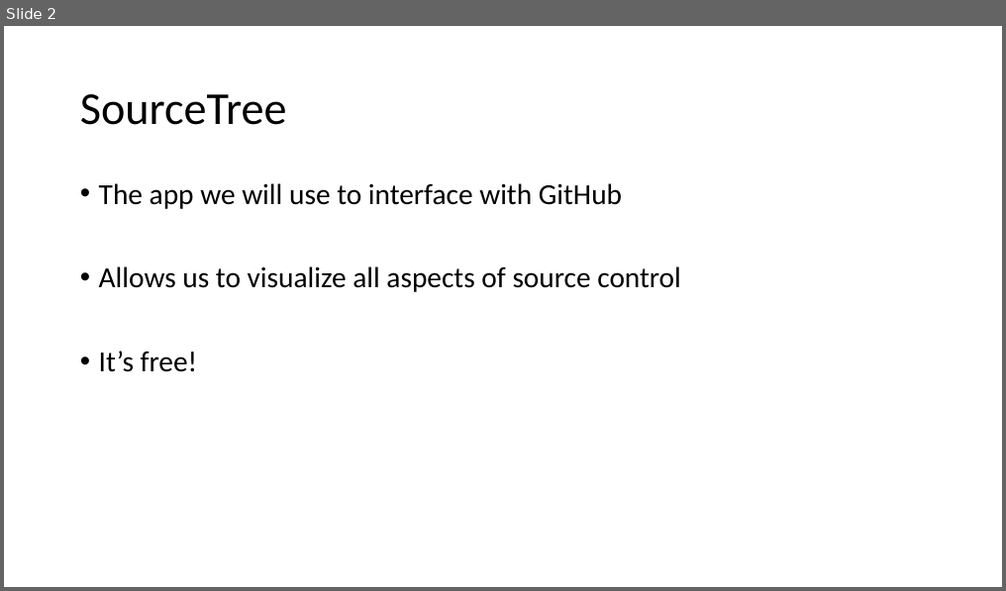
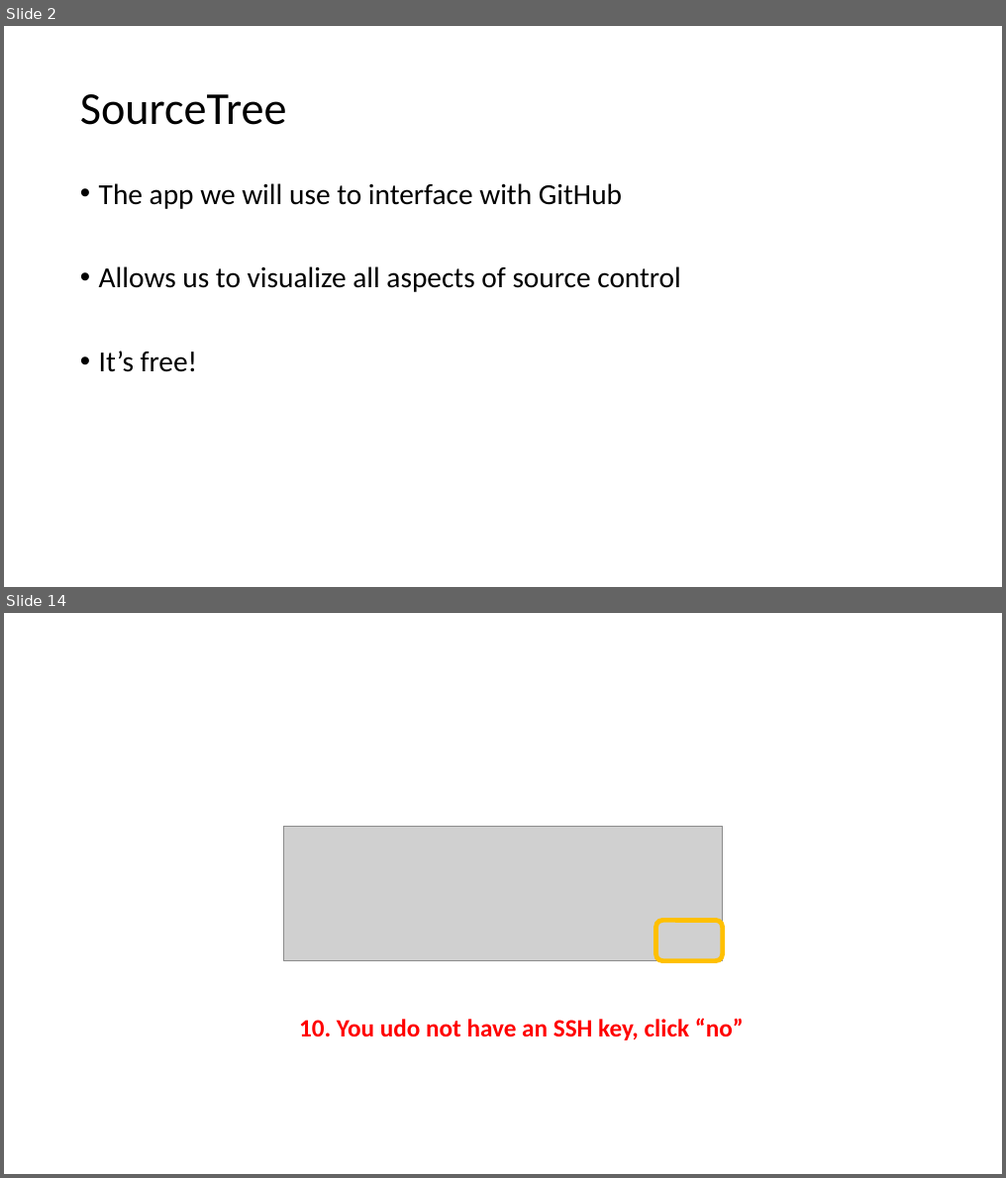
Before and after one commit to gbrunner/programming-for-gis-and-rs, a slide deck: SourceTree Install Instructions.pptx. Shown one above the other, each under a label of ours: slide 2 before the commit, slides 2 and 14 after it; the slides between them are not shown. The pictures are 1006x591 and 1006x1178 pixels, drawn with LibreOffice and Linux fonts; fonts in the diff are those of the drawing; grey boxes stand for pictures. Boxes give left, top, right and bottom in pixels: in the first picture for what was removed or moved away, otherwise in the second. Text is boxed around its words. In the diff, an @@ line names an element or a change of style, - is before the commit and + after.

```diff
--- a/SourceTree Install Instructions.pptx
+++ b/SourceTree Install Instructions.pptx
@@ slide 14 added at (4, 613, 1002, 1174), background #FFFFFF @@
@@ picture added at (283, 827, 722, 961) @@
@@ rounded rectangle added at (656, 921, 723, 961), outline #FFC000 4.5 pt @@
@@ text added at (299, 1018, 744, 1041), 24 pt, text #FF0000, bold @@
+10. You udo not have an SSH key, click “no”
```
Also in this commit, not shown: 1 slide changed, 13 other slides added, 15 slides removed.
